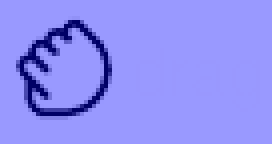
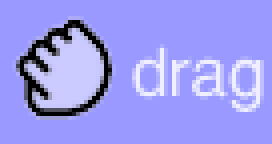
Layered file, before and after one edit (272px x 144px). Changes by layer:
moved "Factory" above "68x36", painted on it over [12, 16, 264, 120]
